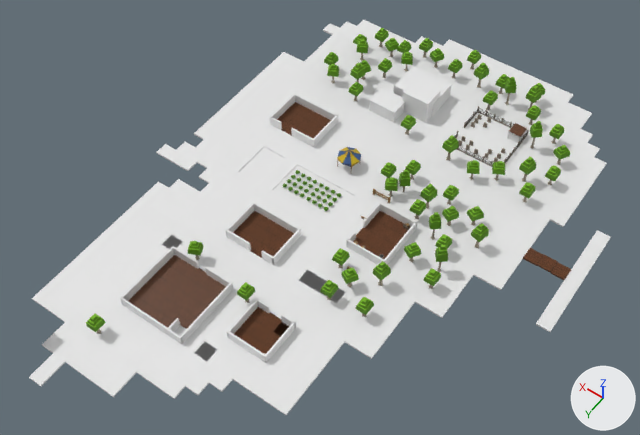
An edit to the glTF model public/models/environment/lh_town.glb, drawn before and after from the same camera.
The view is the same before and after, from a camera (50 mm lens) standing at (-107.5, 105.7, 191.2) and looking at (-21.8, -14.2, 2.8). Every picture has the same lights, and +X, +Y and +Z are marked at lower right. Where no turn or scale is listed for an object, it has been applied to the vertices.
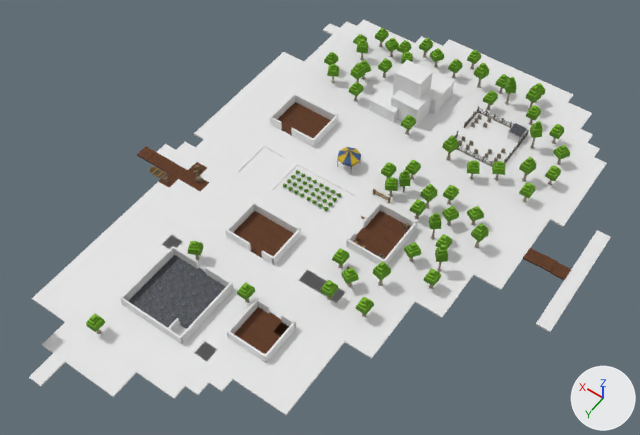
What differs and where, as boxes (x1, y1, x2, y2) in the pictures (640 x 435 px):
'Cliff 1 (2)', moved
    before: (402, 79, 440, 123)
    after: (393, 60, 432, 99)
'Cliff 1 (1)', moved
    before: (394, 66, 452, 117)
    after: (417, 64, 454, 114)
'Cliff 1 (4)', added
    after: (391, 90, 434, 128)
'FLOOR_TILES (16)', surface changed (brown to grey)
    both: (145, 291, 167, 309)
'FLOOR_TILES (13)', surface changed (brown to grey)
    both: (179, 296, 201, 314)
'FLOOR_TILES (17)', surface changed (brown to grey)
    both: (157, 299, 178, 317)
'FLOOR_TILES (11)', surface changed (brown to grey)
    both: (155, 280, 177, 298)
'FLOOR_TILES (3)', surface changed (brown to grey)
    both: (177, 277, 199, 295)
'FLOOR_TILES (10)', surface changed (brown to grey)
    both: (167, 288, 189, 306)
'FLOOR_TILES (7)', surface changed (brown to grey)
    both: (189, 285, 211, 303)
'FLOOR_TILES (18)', surface changed (brown to grey)
    both: (169, 306, 190, 325)
'FLOOR_TILES (4)', surface changed (brown to grey)
    both: (166, 270, 187, 287)
'FLOOR_TILES', surface changed (brown to grey)
    both: (188, 268, 208, 284)
'FLOOR_TILES (6)', surface changed (brown to grey)
    both: (199, 276, 219, 292)
'FLOOR_TILES (15)', surface changed (brown to grey)
    both: (135, 284, 155, 301)
'FLOOR_TILES (1)', surface changed (brown to grey)
    both: (176, 261, 196, 277)
'FLOOR_TILES (12)', surface changed (brown to grey)
    both: (146, 274, 165, 290)
'FLOOR_TILES (5)', surface changed (brown to grey)
    both: (156, 264, 175, 280)
'WOOD (6)', added
    after: (147, 152, 166, 168)
'WOOD (5)', added
    after: (158, 158, 177, 173)
'WOOD (7)', added
    after: (137, 146, 156, 161)
'WOOD (3)', added
    after: (168, 164, 188, 179)
'FLOOR_TILES (24)', surface changed
    both: (509, 123, 527, 137)
'WOOD (2)', added
    after: (179, 171, 196, 185)
'FLOOR_TILES (2)', surface changed
    both: (166, 255, 184, 270)
'FLOOR_TILES (21)', surface changed
    both: (150, 309, 168, 324)
'FLOOR_TILES (20)', surface changed
    both: (139, 301, 156, 316)
'WOOD (1)', added
    after: (190, 179, 209, 191)
'WOOD (4)', added
    after: (159, 173, 178, 187)
'FLOOR_TILES (23)', surface changed
    both: (181, 314, 197, 329)
'SF_Veh_Boat_01', added
    after: (149, 167, 166, 179)
'FLOOR_TILES (19)', surface changed
    both: (128, 295, 144, 308)
'FLOOR_TILES (9)', surface changed
    both: (202, 292, 217, 307)
'FLOOR_TILES (14)', surface changed
    both: (191, 303, 207, 318)
'WOOD', added
    after: (188, 162, 207, 176)
'FLOOR_TILES (8)', surface changed
    both: (212, 283, 226, 296)
'FLOOR_TILES (22)', surface changed
    both: (162, 317, 174, 328)

Edits to the bpy script that builds the scene:
```text
Add img_image_2:
    img_image_2 = load_image('Image_2', '_unpacked/Image_2', 2048, 2048, 'sRGB')
Change mat_m_mod_floor_01_v3:
    where n2 = _N.new('ShaderNodeTexImage'); n2.name = 'Image Texture'
    n2.image: img_image_1 -> img_image_2
Add me_sf_veh_boat_01:
    me_sf_veh_boat_01.from_pydata(...)  # 46 vertices, 68 faces; spans x -2.46..2.46, y -1.15..1.15, z 0.0..1.13
    me_sf_veh_boat_01.materials.append(mat_medieval_material_001)
Change ob_cliff_1__1:
    ob_cliff_1__1.location: (-18.8, -71.8, 2.2) -> (-18.8, -73.2, 2.2)
Change ob_cliff_1__2:
    ob_cliff_1__2.location: (-21.0, -66.8, 2.2) -> (-17.5, -67.2, 7.8)
Add ob_wood__7:
    ob_wood__7 = bpy.data.objects.new('WOOD (7)', me_wooden_floor)
    ob_wood__7.location = (32.0, -4.0, 0.0)
Add ob_wood__6:
    ob_wood__6 = bpy.data.objects.new('WOOD (6)', me_wooden_floor)
    ob_wood__6.location = (28.0, -4.0, 0.0)
Add ob_wood__5:
    ob_wood__5 = bpy.data.objects.new('WOOD (5)', me_wooden_floor)
    ob_wood__5.location = (24.0, -4.0, 0.0)
Add ob_wood__4:
    ob_wood__4 = bpy.data.objects.new('WOOD (4)', me_wooden_floor)
    ob_wood__4.location = (20.0, 0.0, 0.0)
Add ob_wood__3:
    ob_wood__3 = bpy.data.objects.new('WOOD (3)', me_wooden_floor)
    ob_wood__3.location = (20.0, -4.0, 0.0)
Add ob_wood__2:
    ob_wood__2 = bpy.data.objects.new('WOOD (2)', me_wooden_floor)
    ob_wood__2.location = (16.0, -4.0, 0.0)
Add ob_wood__1:
    ob_wood__1 = bpy.data.objects.new('WOOD (1)', me_wooden_floor)
    ob_wood__1.location = (12.0, -4.0, 0.0)
Add ob_cliff_1__4:
    ob_cliff_1__4 = bpy.data.objects.new('Cliff 1 (4)', me_cliff_1__1)
    ob_cliff_1__4.location = (-19.5, -64.5, 2.2)
    ob_cliff_1__4.scale = (9.01, 9.04, 10.1)
Add ob_wood:
    ob_wood = bpy.data.objects.new('WOOD', me_wooden_floor)
    ob_wood.location = (16.0, -8.0, 0.0)
Add ob_sf_veh_boat_01:
    ob_sf_veh_boat_01 = bpy.data.objects.new('SF_Veh_Boat_01', me_sf_veh_boat_01)
    ob_sf_veh_boat_01.location = (26.8, -2.2, -0.8)
```
